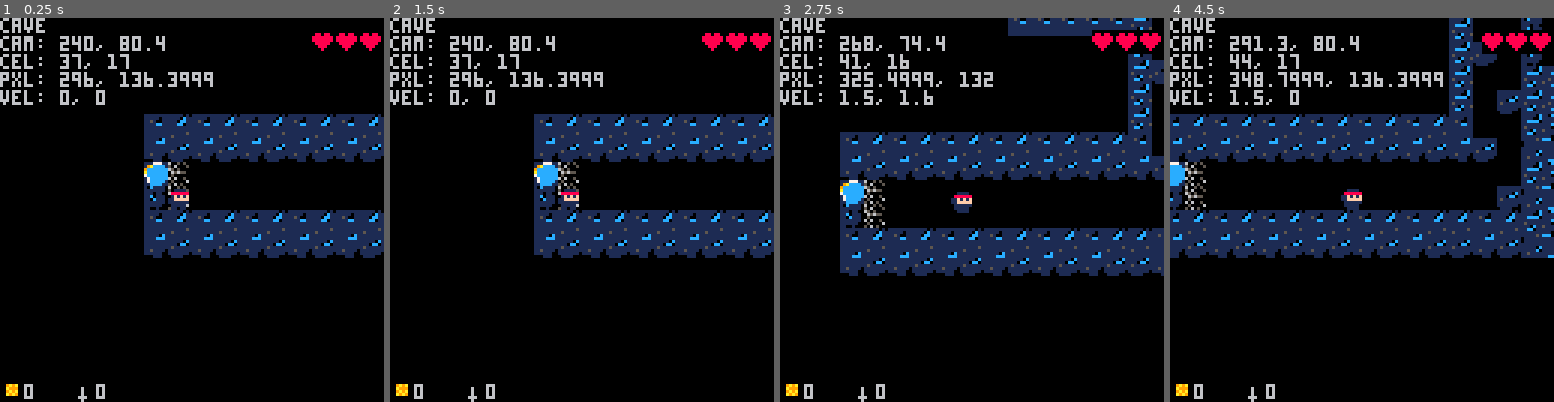
Above: before the commit, frames 1-4 (left to right).
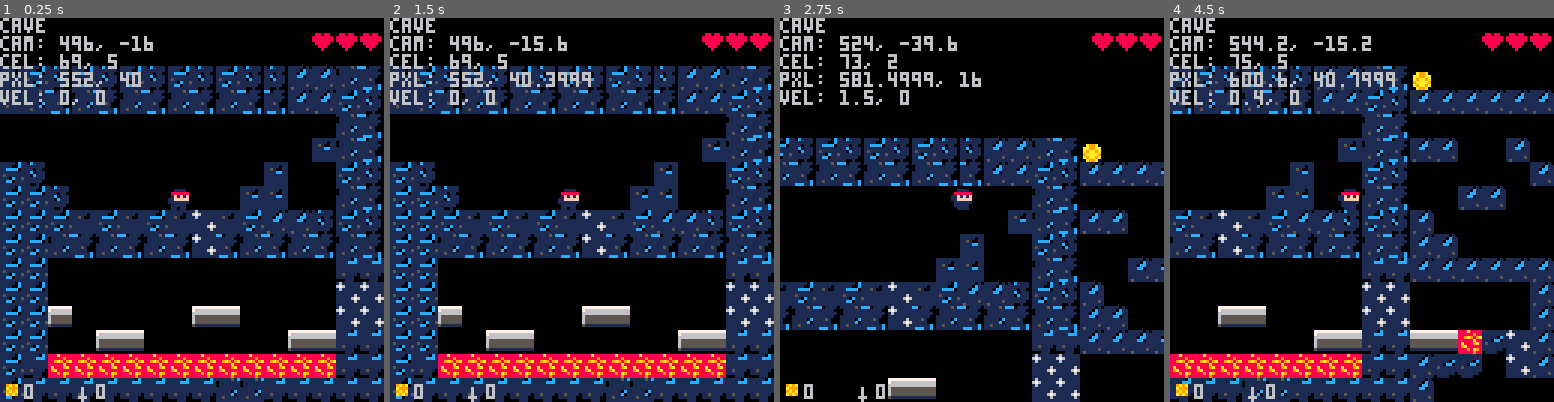
Above: after the commit, the same moments.

Repository: gubblebozer/pico8
Game: PICO-8 cartridge kylen1.p8
Same seed, same stepped clock (60 frames per second), same inputs: the game is played once before the commit and once after it.
Inputs:
- Up to frame 1 (0.25 s): no input
- Up to frame 2 (1.5 s): tap X (X key) at 0.33, 1.07 s; tap O (Z key) at 0.7 s
- Up to frame 3 (2.75 s): hold Right 1.6-2.1 s; tap O (Z key) at 1.7, 2.1, 2.5 s; tap X (X key) at 1.85 s; hold Up 2.15-2.42 s; hold Right from 2.47 s (still down)
- Up to frame 4 (4.5 s): tap O (Z key) every 0.4 s from 2.9 to 4.1 s; tap X (X key) at 2.97, 4.08 s; release Right at 3.03 s; hold Left 3.08-3.58 s; hold Down 3.63-3.97 s; hold Right from 4.02 s (still down)

The runs differ from the first frame. In frame 1, 47% of the frame differs, in the area x 0-100%, y 4-100%; in frame 2, 47%; in frame 3, 37%; in frame 4, 49%, in the area x 0-100%, y 0-100%.

Commit message:
Lava, spikes and death - oh no!

Diff:
--- a/kylen1.p8
+++ b/kylen1.p8
@@ -7,6 +7,8 @@
       sword=0,
       life=3,
       vx=0, vy=0, left=false,
+      lava=false, lavatmr=0,
+      deaths=0, deathtmr=0,
 }
 c = { x=0, y=-32 }
 accel = 0.2
@@ -15,7 +17,9 @@
 gravmax=2.5
 jumpvec=-4
 rejump_frm=10
-enterexit_frm=60 -- essentially, infinite
+enterexit_frm=60
+lavahit_frm=60
+death_frm=120
 
 debtbl={ }
 
@@ -56,7 +60,8 @@
  x=36*8, y=9*8,
  w=nil, h=nil,
  cx=32*8, cy=10*8,
- sx=37*8, sy=16*8,
+ -- sx=37*8, sy=16*8,
+ sx=69*8,sy=5*8,
  dx1=36*8,dx2=127*8,
  dy1=0,dy2=31*8,
 }
@@ -82,6 +87,24 @@
 sword = { cx=6,cy=20,r=2 }
 frm=0 -- frame
 sec=0
+
+function init_from_map()
+ for x=0,127 do
+  for y=0,31 do
+   local m=mget(x,y)
+  end
+ end
+end
+
+function life_sub(n)
+ if g.life > 0 then
+  g.life-=n
+  if g.life <= 0 then
+   sfx(10)
+   g.deathtmr=frm
+  end
+ end
+end
 
 function guy_set(x,y)
  g.x=x
@@ -213,6 +236,29 @@
  end
 
  return x,y
+end
+
+function map_effect()
+
+ -- lava: once immersed, hit every two seconds
+ local lava=fget(mget(g.cx,g.cy), 2)
+ if lava and not g.lava then
+  g.lavatmr=frm
+ end
+ g.lava=lava
+
+ if g.lava and timer_expired(g.lavatmr, 30) then
+  life_sub(1)
+  g.lavatmr=frm
+  sfx(8)
+ end
+
+ -- spike: instadeath
+ if fget(mget(g.cx,g.cy), 3) then
+  life_sub(100)
+  sfx(8)
+ end
+
 end
 
 -- returns true if player is not in the air
@@ -326,13 +372,21 @@
 end
 
 function guy_draw()
- if btn(0) or btn(1) then
-  g.f+=1
- end
- if g.f/2 >= g.fn then
-  g.f = 0
- end
- spr(g.fb + (g.f/2), g.x, g.y, 1, 1, g.left)
+ if g.life<=0 then
+  spr(251, g.x, g.y)
+ else
+  if btn(0) or btn(1) then
+   g.f+=1
+  end
+  if g.f/2 >= g.fn then
+   g.f = 0
+  end
+  spr(g.fb + (g.f/2), g.x, g.y, 1, 1, g.left)
+ end
+ if g.lava then
+  spr(104+ms200%2, g.x, g.y-8)
+  sfx(7)
+ end
 end
 
 function stuff_draw()
@@ -386,21 +440,38 @@
  end
 end
 
+function reset()
+ room_set(4)
+ sfx(001)
+ g.life=3
+ g.lava=false
+end
+
 function _init()
- room_set(4)
  palt(2, true)
  palt(0, false)
- sfx(001)
  for i=0,6 do
   debtbl[i]=0
  end
+ reset()
 end
 
 function _update()
  frm=frm+1
- sec=frm/30
- guy_move()
- collect()
+ sec=frm/5
+ ms200=frm/6
+ if g.life>0 then
+  guy_move()
+  collect()
+  map_effect()
+ else
+  if timer_expired(g.deathtmr, death_frm) then
+   g.deathtmr=0
+   g.deaths+=1
+   reset()
+  end
+ end
+
 end
 
 function inventory()
@@ -430,7 +501,7 @@
  print("vel: " .. g.vx .. ", " .. g.vy)
  inventory()
 
- if (g.f==1 or g.f==3) and (btn(0) or btn(1)) then sfx(000) end
+ if g.life>0 and (g.f==1 or g.f==3) and (btn(0) or btn(1)) then sfx(000) end
 
 end
 
@@ -694,168 +765,168 @@
 
 
 __gff__
-0000000000000000000000000000000002000000000000000000000000000000000000000000000000000000000000000000000000000000000000000000000002020202020200020002020000000000020202020202000002000202000000000000000400000000000000000000000000000000000000000000000000000000
+0000000000000000000000000000000002000000000000000000000000000000000000000000000000000000000000000000000000000000000000000000000002020202020200020002020000000000020202020202000002000202000000000000000400080000000000000000000000000000000800000000000000000000
 0000000000000000000000000000000000000000000000000000000000000000000000000000000000000000000000000000000000000000000000000000000000000000000000000000000000000000000000000000000000000000000000000000000000000000000000000000000000000000000000000000000000000000
 __map__
 2020202020202020202020202020202020202020202020202020202020202020202000000000005252525252525252524445424342434243424342434243444041404140414041404141434350512100000000000000000000000000004242424242424242424200000000000000000000000000000000000000000000000000
-20208283848582838485202086878889868788892020202020202020202020200e0f00000000005200212121000052525455525352535253525352535253545051505150515051505151434340414343434343434343434343000065650000000000000000004200000000000000000000000000000000000000000000000000
+20208283848582838485202086878889868788892020202020202020202020200e0f00000000005200212121000052525455525352535253525352535253545051505150515051505151434340414343434343434343434343000021210000000000000000004200000000000000000000000000000000000000000000000000
 20209293949592939495202096979899969898992020202020202020202020201e1f00000000005421520021215452524041000000000000000021212100212100000000210000000000000050510000000000000000006a435b5a00005b5a000000000000004200000000000000000000000000000000000000000000000000
-2020a2a3a4a5a2a3a4a50c20a6a7a8a9a6a7a8a9202020202020202020202c2d2e2f00000000005400000000005452525052424200000000000000520021212100000000000000000000004250514343000043000000006a43656500000000534242000000004200000000000000000000000000000000000000000000000000
-2012b2b3b4b5b2b3b4b52020b6b7b8b9b6b7b8b9202020202020202020203c3d3e3f0000000000545400000052545252404100422152525252510052000040410000000000002121214221214041000000000043430000006200005b5a0000534242000000004200000000434343434343000000000000000000000000000000
-1010101010101010101010101010101010101010101010101010101010101010101000000000000054545400005452525051214242525221522121525000404041000000212121214242212150510000434300004300000062000000000000534242000000424243434343430000000043000000000000000000000000000000
-1010101010101010101010101010101010101010101010101010101010101010101000000000000000005441214242524040212142425221212152520021404040444044404462444043434140414300000000005e004343435b5a00000000005300004242420000000000000043430043000000000000000000000000000000
+2020a2a3a4a5a2a3a4a50c20a6a7a8a9a6a7a8a9202020202020202020202c2d2e2f00000000005400000000005452525052424200000000000000520021212100000000000000000000004250514343000043000000006a43212121000000534242000000004200000000000000000000000000000000000000000000000000
+2012b2b3b4b5b2b3b4b52020b6b7b8b9b6b7b8b9202020202020202020203c3d3e3f0000000000545400000052545252404100422152525252510052000040410000000000002121214221214041000000000043430000006200005b5a0000534242000000004200000000404354435443000000000000000000000000000000
+1010101010101010101010101010101010101010101010101010101010101010101000000000000054545400005452525051214242525221522121525000404041000000212121214242212150510000434300004300000062000000000000534242000000524243435443510000000043000000000000000000000000000000
+1010101010101010101010101010101010101010101010101010101010101010101000000000000000005441214242524040212142425221212152520021404040444044404462444043434140414300000000005e004343435b5a00000000005300004242520000000000000043430043000000000000000000000000000000
 10101010101010101010101010101010101010101010101010101010101010101010000000000000000000420000424240402121626221212121212121504040505150515051625150515051505143436e6e6e6e6e6e212143424253535353530000004253530000000000000043430043000000000000000000000000000000
 1010101010101010101010101010101010101010101010101010101010101010101000000000000000000042410000002121212121212121525221212121404000000000000000000000006e52524343434343436e6e6e6e6e6e4200000000000000000000535b5a00005b5a0043006d43000000000000000000000000000000
-1616161616161616161616161616161600000000001616161616161616161616161616161616161616160042424242424016534140522121005200215252404000000000000000000000006e62626e6e696e6e435b5a6e6e6e6e4200424242420042425300535353000000000053766d66434300000000000000000000000000
+1616161616161616161616161616161600000000001616161616161616161616161616161616161616160042424242424016534140522121005200215252404000000000000000000000006e62626e6e216e6e435b5a6e6e6e6e4200424242420042425300535353000000000053766d66434300000000000000000000000000
 161616161616161616161616161616160000000000161616161616161616161616161616161616161621212121212100401600410052400000520040005240405b00000000005b5a0000002162626e6e6e6e6e436e6e6e6e5b5a42004200000000000000005353535b5a00000053004300004300000000000000000000000000
 1616161616161616161616161616161600000000001616161616161616161616161616161616161616160000000000004053004100000000525200000000404021005b5a2121212121215b5a52525a5a635362436e6e6e6e6e5c420042006a6a00000000005353530000005b5a53430043004300000000000000000000000000
-1616161616161616161616161616161600000000001616161616161616161616161616161616161616160000000000004016214040404040404040404040405263636363636363636363636352524353533262436e5b5a6e6e6e426a6a6a6a6a6a6a000000000000000000000053000000000043434343000000000000000000
-161616161616161616161616161616160000000000161616161616161616161616161616161616161616000000000000401653404040404040404040404040525252525252525250505252525252436e6e6e6e6e6e6e6e4242424242424253536464435353535353535353535353434300430043650043000000000000000000
-0000000000000000000000000000000000000000001616161616161616161616161616164243424342434243424342434216004041000000000000000000000000434300000000000000006e4343436e6e6e5b5a5a6e426e6e6e6e00006464646464640000000000000000000000000000000043650043000000000000000000
-0000000000000000000000000000000000000000001616161616161616161616161616165253525352535253525352535253005051000000000000000000000000434300000000000000006e4343436e486e6e6e6e6e426464646464646400646464640000000000004343434343004343434343650043000000000000000000
-4a4a4a4a4a4a484a4a4a4a004a4a4a4a4a4a484a4a4a4a000000000000000000000000006061000000000000000000000000004041000000000000000000000000434300000000000000006e464643494949494949426e6e64646464646464646464640000000000000000430000000000000000650043000000000000000000
-4946464646464646464649004946464646464646464649000000000000000000000000004161000000000000000000000000535051000000000000000000000000434300000000465200006e43434848486e6e6e6e6e6e6e6e6e6e00000000000000000000000000004300434343434343004300430043000000000000000000
-4921212121212121212149004900000000000000000049000000000000000000000000004243424342434243424342434342434041000000000000000000000000434300000048465200006e43434848486e6e6e6e6e6e6e6e6e6e00000000000000000000000000004300434343434343004300650043000000000000000000
-4921212121212121212149004916161621161616160049000000000000000000000000005253525352535253525352535352535051000000000000000000000000434343434343434343434343434846486e6e6e6e6e6e6e6e6e6e0000000000000000000000000000430043434343434300436d436d43000000000000000000
-472121215b21212121214700471616212121211616004700000000000000000000000000000000000000000000000000000000000000000000000000000000000043434343434343434343434343486e6e6e6e6e6e6e6e6e6e6e6e00000000000000000000000000004365000000666600004343434343000000000000000000
-475a5a2121215b5a212147004721212116162121210047000000000000000000000000000000000000000000000000000000000000000000000000000000000000000000000000000000000000000000000000000000000000000000000000000000000000000000434343434343434343434300000000000000000000000000
-4921212121212121212149004916161616212121210049000000000000000000000000000000000000000000000000000000000000000000000000000000000000000000000000000000000000000000000000000000000000000000000000000000000000000000000000000000000000000000000000000000000000000000
-4921215b5a212121212149004916162121211616210049000000000000000000000000000000000000000000000000000000000000000000000000000000000000000000000000000000000000000000000000000000000000000000000000000000000000000000000000000000000000000000000000000000000000000000
-49215b21212121215b5a49004916212121212121212149000000000000000000000000000000000000000000000000000000000000000000000000000000000000000000000000000000000000000000000000000000000000000000000000000000000000000000000000000000000000000000000000000000000000000000
-4921212121212121212149004916161616161616160049000000000000000000000000000000000000000000000000000000000000000000000000000000000000000000000000000000000000000000000000000000000000000000000000000000000000000000000000000000000000000000000000000000000000000000
-4a4a4a4a4a574a4a4a4a4a004a4a4a4a4a574a4a4a4a4a000000000000000000000000000000000000000000000000000000000000000000000000000000000000000000000000000000000000000000000000000000000000000000000000000000000000000000000000000000000000000000000000000000000000000000
-1616161616161616160000000000000000000000000000000000000000000000000000000000000000000000000000000000000000000000000000000000000000000000000000000000000000000000000000000000000000000000000000000000000000000000000000000000000000000000000000000000000000000000
+1616161616161616161616161616161600000000001616161616161616161616161616161616161616160000000000004016214040404040404040404040405263636363636363636363636352524353532162436e5b5a6e6e6e426a6a6a6a6a6a6a0000000000000000000000fe000000000043434343000000000000000000
+161616161616161616161616161616160000000000161616161616161616161616161616161616161616000000000000401653404040404040404040404040525252525252525250505252525252436e6e6e6e6e6e6e6e424242424242425353787843535353535353535353fefe434300430043fe0043000000000000000000
+0000000000000000000000000000000000000000001616161616161616161616161616164243424342434243424342434216004041000000000000000000000000434300000000000000006e4343436e6e6e5b5a5a6e426e6e6e6e004343787878787800000000000000000000fe000000427543fe0043000000000000000000
+0000000000000000000000000000000000000000001616161616161616161616161616165253525352535253525352535253005051000000000000000000000000434300000000000000006e4343436e486e6e6e6e6e4278784343437878787878787878000000000043434343fe004343434343fe0043000000000000000000
+4a4a4a4a4a4a484a4a4a4a004a4a4a4a4a4a484a4a4a4a000000000000000000000000006061000000000000000000000000004041000000000000000000000000434300000000000000006e464643494949494949426e6e784378787878787878787878000000000000004300fe000000000000400043000000000000000000
+4946464646464646464649004946464646464646464649000000000000000000000000004161000000000000000000000000535051000000000000000000000000434300000000465200006e434374744343434343436e4343436e43434300000078786b6b0000000043004343fe434343002100210043000000000000000000
+4921212121212121212149004900000000000000000049000000000000000000000000004243424342434243424342434342434041000000000000000000000000434300000048465200006e43437474436e6e6e6e6e6e6e6e6e6e4300430000000000005b5a00000043fefe79fe212121004321214243000000000000000000
+4921212121212121212149004916161621161616160049000000000000000000000000005253525352535253525352535352535051000000000000000000000000434343434343434343434343437443436e4343434343434343434300435b5a000073737373000000435afefefefe215b5a4321212143000000000000000000
+472121215b21212121214700471616212121211616004700000000000000000000000000000000000000000000000000000000000000000000000000000000000043434343434343434343434343746e6e6e436e6e6e6e6e6e6e6e000043737373737373737373000043fe000000fe6600004375757543000000000000000000
+475a5a2121215b5a212147004721212116162121210047000000000000000000000000000000000000000000000000000000000000000000000000000000000000000000004460610000000000000043434343000000000000000000004343434343434343434343434343434343fe4343434343434343000000000000000000
+4921212121212121212149004916161616212121210049000000000000000000000000000000000000000000000000000000000000000000000000000000000000000000004443610000434343434343000000000000000000000000210021000000fefefefefefefefefefefefefefefefe0000000000000000000000000000
+4921215b5a2121212121490049161621212116162100490000000000000000000000000000000000000000000000000000000000000000000000000000000000000000000044435a005b434472727200000000000021212100212100000000000000fefefefefefefefefefefefefefefefe0000000000000000000000000000
+49215b21212121215b5a49004916212121212121212149000000000000000000000000000000000000000000000000000000000000000000000000000000000000000000004443757575434472727272727200000000000000000000000000000000fefefefefefefefefefefefefefefefe0000000000000000000000000000
+4921212121212121212149004916161616161616160049000000000000000000000000000000000000000000000000000000000000000000000000000000000000000000004443434343434400000000000000000000000000000000000000000000fefefefefefefefefefefefefefefefe0000000000000000000000000000
+4a4a4a4a4a574a4a4a4a4a004a4a4a4a4a574a4a4a4a4a000000000000000000000000000000000000000000000000000000000000000000000000000000000000000000000000000000000000000000000000000000000000000000000000000000fefefefefefefefefefefefefefefefe0000000000000000000000000000
+1616161616161616160000000000000000000000000000000000000000000000000000000000000000000000000000000000000000000000000000000000000000000000000000000000000000000000000000000000000000000000000000000000fefefefefefefefefefefefefefefefe0000000000000000000000000000
+0000000000000000000000000000000000000000000000000000000000000000000000000000000000000000000000000000000000000000000000000000000000000000000000000000000000000000000000000000000000000000000000000000fefefefefefefefefefefefefefefefe0000000000000000000000000000
 0000000000000000000000000000000000000000000000000000000000000000000000000000000000000000000000000000000000000000000000000000000000000000000000000000000000000000000000000000000000000000000000000000000000000000000000000000000000000000000000000000000000000000
 0000000000000000000000000000000000000000000000000000000000000000000000000000000000000000000000000000000000000000000000000000000000000000000000000000000000000000000000000000000000000000000000000000000000000000000000000000000000000000000000000000000000000000
 0000000000000000000000000000000000000000000000000000000000000000000000000000000000000000000000000000000000000000000000000000000000000000000000000000000000000000000000000000000000000000000000000000000000000000000000000000000000000000000000000000000000000000
-0000000000000000000000000000000000000000000000000000000000000000000000000000000000000000000000000000000000000000000000000000000000000000000000000000000000000000000000000000000000000000000000000000000000000000000000000000000000000000000000000000000000000000
-…(130 lines of a section not shown)…
+…(130 lines of a section not shown)…
Not shown, changed: 43 lines of the sprite sheet (__gfx__) section of kylen1.p8
Not shown, changed: the music (__music__) section of kylen1.p8
Not shown, changed: the sound effects (__sfx__) section of kylen1.p8
